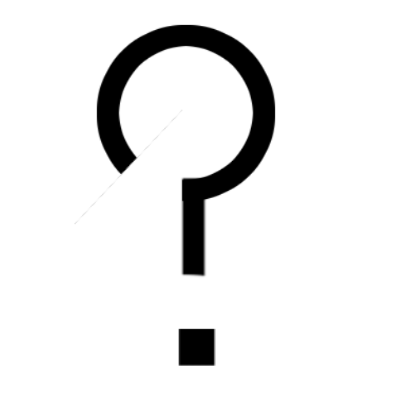
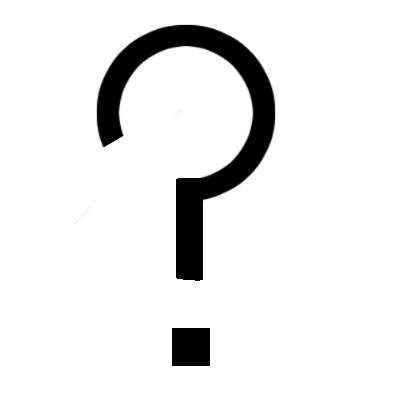
Layer changes from the first (400, 400) image to the second:
painted on "line" over [176, 176, 207, 281]
painted on "inter" over [90, 116, 177, 207]
painted on "dot" over [172, 328, 216, 366]
